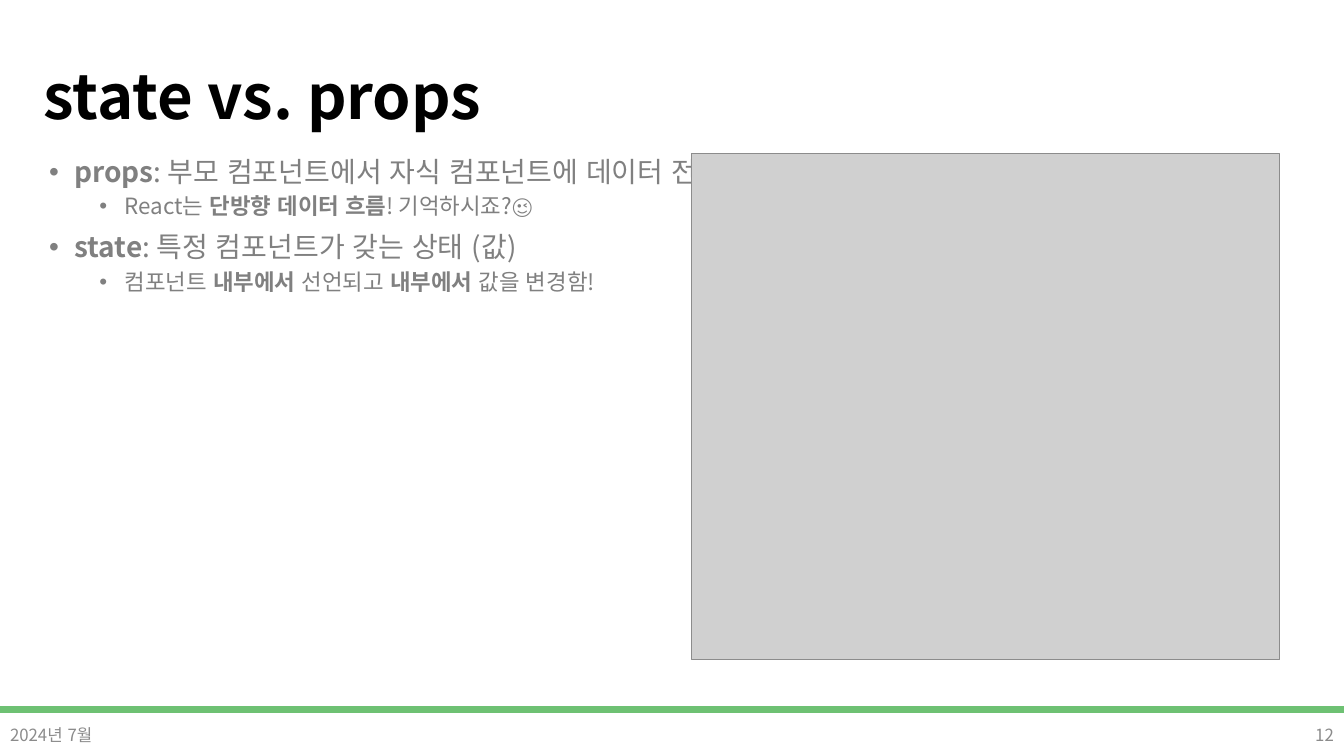
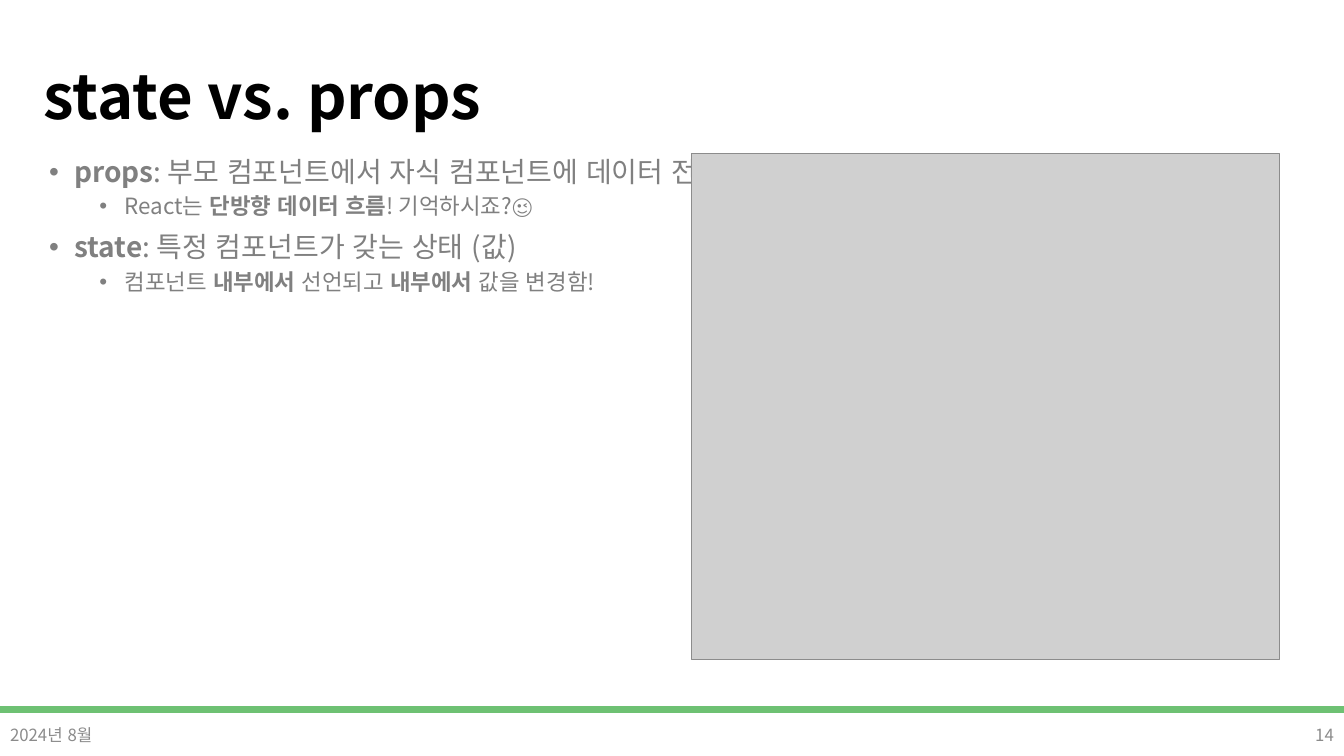
Before and after one commit to DevDamon0527/SeSAC_Yeongdeungpo_Campus_6th, a slide deck: slide 14 of material/[SeSAC_YDP_6] 24_React_Props_State.pptx (slide 12 before the commit). Drawn at 1344x756 pixels with LibreOffice and Linux fonts; fonts in the diff are those of the drawing; grey boxes stand for pictures; background and template pictures are left out. Boxes give left, top, right and bottom in pixels: in the first picture for what was removed or moved away, otherwise in the second. Text is boxed around its words. In the diff, an @@ line names an element or a change of style, - is before the commit and + after.

```diff
--- a/material/[SeSAC_YDP_6] 24_React_Props_State.pptx
+++ b/material/[SeSAC_YDP_6] 24_React_Props_State.pptx
@@ text at (x1=10, y1=727, x2=93, y2=742): text changed @@
-2024년 7월
+2024년 8월
@@ page number at (x1=1315, y1=729, x2=1334, y2=741): text changed @@
-12
+14
```
Also in this commit, not shown: 17 other slides changed, 3 slides added, 19 other files.
